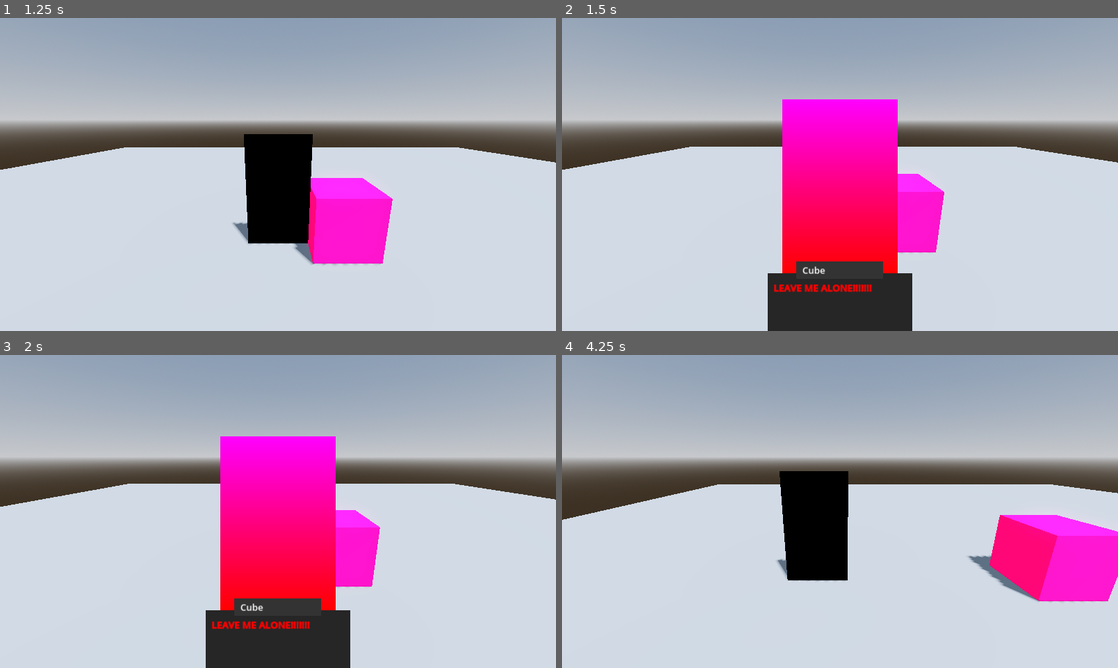
Above: before the commit, frames 1-4 (two rows, left to right).
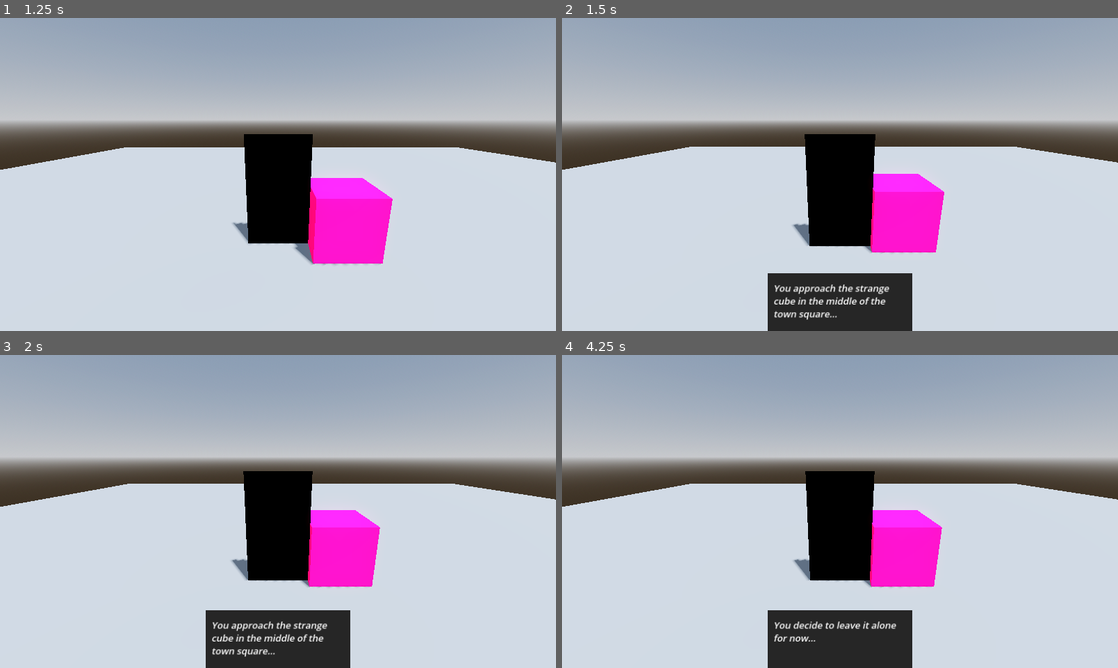
Above: after the commit, the same moments.

Repository: OIIOIIOI/gwj-79-v2
Game: Godot game, scene res://scenes/main/main.tscn
Same seed, same stepped clock (60 frames per second), same inputs: the game is played once before the commit and once after it.
Inputs:
- Up to frame 1 (1.25 s): hold Right (move_right) from 0.53 s (still down); hold E (action) from 0.53 s (still down)
- Up to frame 2 (1.5 s): release Right (move_right) at 1.28 s; release E (action) at 1.28 s; hold Down (move_down) from 1.28 s (still down); tap E (action) at 1.35 s
- Up to frame 3 (2 s): keep holding Down (move_down)
- Up to frame 4 (4.25 s): tap Enter at 2, 3.5 s; release Down (move_down) at 2.03 s; hold Right (move_right) 2.03-2.78 s; hold E (action) 2.03-2.78 s; tap Space at 2.75 s; hold Up (move_up) 2.78-3.53 s; tap E (action) at 2.85 s; hold Left (move_left) from 3.53 s (still down); hold E (action) from 3.53 s (still down)

Frame 1 is identical in both runs. In frame 2, 12% of the frame differs, in the area x 38-61%, y 26-97%; in frame 3, 12%; in frame 4, 18%, in the area x 0-100%, y 37-100%.

Commit message:
dialog/interaction system

Diff:
--- a/autoload/game_data.gd
+++ b/autoload/game_data.gd
@@ -1,4 +1,13 @@
 extends Node
 
 
-var steps: Array[String] = []
+var steps: Array[String] = ["step_zero"]
+
+
+func _ready() -> void:
+	GameEvents.step_added.connect(on_step_added)
+
+
+func on_step_added(value: String) -> void:
+	print("GameData: step added: ", value)
+	steps.append(value)
--- a/autoload/game_events.gd
+++ b/autoload/game_events.gd
@@ -3,3 +3,13 @@
 
 signal dialog_started()
 signal dialog_ended()
+signal step_added(step: String)
+
+
+func execute_action(action:Action) -> void:
+	print("GameEvents execute_action: ", action.type, " ", action.value)
+	match action.type:
+		Action.ACTION_TYPE.AddStep:
+			step_added.emit(action.value)
+		_:
+			print("Unknown Action type: ", action.type, " with value: ", action.value)
--- a/project.godot
+++ b/project.godot
@@ -20,6 +20,7 @@
 GameEnums="*res://autoload/game_enums.gd"
 GameEvents="*res://autoload/game_events.gd"
 SceneTransition="*res://autoload/scene_transition.tscn"
+GameData="*res://autoload/game_data.gd"
 
 [debug]
 
--- /dev/null
+++ b/resources/action.gd
@@ -0,0 +1,11 @@
+extends Resource
+class_name Action
+
+
+enum ACTION_TYPE {
+	AddStep,
+}
+
+
+@export var type: ACTION_TYPE = ACTION_TYPE.AddStep
+@export var value := ""
--- /dev/null
+++ b/resources/condition.gd
@@ -0,0 +1,20 @@
+extends Resource
+class_name Condition
+
+
+enum CONDITION_TYPE {
+	CurrentStepIs,
+}
+
+
+@export var type: CONDITION_TYPE = CONDITION_TYPE.CurrentStepIs
+@export var value := ""
+
+
+func check() -> bool:
+	match type:
+		CONDITION_TYPE.CurrentStepIs:
+			print("CHECK CurrentStepIs: ", GameData.steps.back(), ", expected: ", value)
+			return GameData.steps.back() == value
+		_:
+			return false
--- a/resources/dialogs/cube_dialog.tres
+++ b/resources/dialogs/cube_dialog.tres
@@ -1,7 +1,7 @@
-[gd_resource type="Resource" script_class="Dialog" load_steps=11 format=3 uid="uid://bjnfa1aj6pb1n"]
+[gd_resource type="Resource" script_class="Dialog" load_steps=12 format=3 uid="uid://bjnfa1aj6pb1n"]
 
 [ext_resource type="Script" path="res://resources/dialogs/dialog_chunk.gd" id="1_5hk7d"]
-[ext_resource type="Script" path="res://resources/game_action.gd" id="2_22wsb"]
+[ext_resource type="Script" path="res://resources/action.gd" id="2_5bjkx"]
 [ext_resource type="Script" path="res://resources/dialogs/dialog.gd" id="3_0o0es"]
 
 [sub_resource type="Resource" id="Resource_0bvdo"]
@@ -9,7 +9,7 @@
 speaker_name = ""
 text = "You approach the strange cube in the middle of the town square..."
 style = 1
-actions = Array[ExtResource("2_22wsb")]([])
+actions = Array[ExtResource("2_5bjkx")]([])
 
 [sub_resource type="PlaceholderTexture2D" id="PlaceholderTexture2D_xrxxu"]
 size = Vector2(400, 600)
@@ -19,8 +19,8 @@
 speaker_name = "Cube"
 sprite = SubResource("PlaceholderTexture2D_xrxxu")
 text = "Hello! I'm Cube!"
-style = 0
-actions = Array[ExtResource("2_22wsb")]([])
+style = null
+actions = Array[ExtResource("2_5bjkx")]([])
 
 [sub_resource type="Gradient" id="Gradient_6vnmv"]
 colors = PackedColorArray(1, 0, 1, 1, 1, 0, 0, 1)
@@ -37,14 +37,19 @@
 sprite = SubResource("GradientTexture2D_dgn88")
 text = "I'M ANGRY!!!!!!!"
 style = 2
-actions = Array[ExtResource("2_22wsb")]([])
+actions = Array[ExtResource("2_5bjkx")]([])
+
+[sub_resource type="Resource" id="Resource_xot50"]
+script = ExtResource("2_5bjkx")
+type = 0
+value = "step_one"
 
 [sub_resource type="Resource" id="Resource_ss3av"]
 script = ExtResource("1_5hk7d")
 speaker_name = ""
 text = "You decide to leave it alone for now..."
 style = 1
-actions = Array[ExtResource("2_22wsb")]([])
+actions = Array[ExtResource("2_5bjkx")]([SubResource("Resource_xot50")])
 
 [resource]
 script = ExtResource("3_0o0es")
--- a/resources/dialogs/cube_dialog_2.tres
+++ b/resources/dialogs/cube_dialog_2.tres
@@ -1,8 +1,13 @@
-[gd_resource type="Resource" script_class="Dialog" load_steps=7 format=3 uid="uid://jeoopaiy6ghn"]
+[gd_resource type="Resource" script_class="Dialog" load_steps=8 format=3 uid="uid://jeoopaiy6ghn"]
 
 [ext_resource type="Script" path="res://resources/dialogs/dialog_chunk.gd" id="1_c0rmk"]
 [ext_resource type="Script" path="res://resources/dialogs/dialog.gd" id="2_daecu"]
-[ext_resource type="Script" path="res://resources/game_action.gd" id="2_tpqju"]
+[ext_resource type="Script" path="res://resources/action.gd" id="2_xe6gx"]
+
+[sub_resource type="Resource" id="Resource_5bx27"]
+script = ExtResource("2_xe6gx")
+type = 0
+value = "step_two"
 
 [sub_resource type="Gradient" id="Gradient_6vnmv"]
 colors = PackedColorArray(1, 0, 1, 1, 1, 0, 0, 1)
@@ -19,7 +24,7 @@
 sprite = SubResource("GradientTexture2D_c6ky5")
 text = "LEAVE ME ALONE!!!!!!!"
 style = 2
-actions = Array[ExtResource("2_tpqju")]([])
+actions = Array[ExtResource("2_xe6gx")]([SubResource("Resource_5bx27")])
 
 [resource]
 script = ExtResource("2_daecu")
--- /dev/null
+++ b/resources/dialogs/cube_dialog_3.tres
@@ -0,0 +1,16 @@
+[gd_resource type="Resource" script_class="Dialog" load_steps=5 format=3 uid="uid://bjyfg7cnuen13"]
+
+[ext_resource type="Script" path="res://resources/dialogs/dialog_chunk.gd" id="1_sofkq"]
+[ext_resource type="Script" path="res://resources/dialogs/dialog.gd" id="2_8hp80"]
+[ext_resource type="Script" path="res://resources/action.gd" id="2_tdu8m"]
+
+[sub_resource type="Resource" id="Resource_1ioex"]
+script = ExtResource("1_sofkq")
+speaker_name = ""
+text = "Better not to insist..."
+style = 1
+actions = Array[ExtResource("2_tdu8m")]([])
+
+[resource]
+script = ExtResource("2_8hp80")
+chunks = Array[ExtResource("1_sofkq")]([SubResource("Resource_1ioex")])
--- a/resources/dialogs/dialog_chunk.gd
+++ b/resources/dialogs/dialog_chunk.gd
@@ -12,4 +12,4 @@
 @export var sprite: Texture2D = null
 @export var text := ""
 @export var style: DialogChunk.DIALOG_CHUNK_STYLE = DIALOG_CHUNK_STYLE.Normal
-@export var actions: Array[GameAction] = []
+@export var actions: Array[Action] = []
--- a/resources/game_action.gd
+++ /dev/null
@@ -1,6 +0,0 @@
-extends Resource
-class_name GameAction
-
-
-@export var name := ""
-@export var value := ""
--- a/scenes/components/interaction_component/interaction_component.gd
+++ b/scenes/components/interaction_component/interaction_component.gd
@@ -2,8 +2,9 @@
 class_name InteractionComponent
 
 
-@export var actions: Array[GameAction] = []
+@export var condition: Condition
 @export var dialog: Dialog
+@export var actions: Array[Action] = []
 @export var radius := 1.0
 
 
@@ -31,3 +32,9 @@
 	#print("on_body_exited", body.name)
 	if body is Player:
 		is_in_range = false
+
+
+func is_valid() -> bool:
+	if condition:
+		return is_in_range && condition.check()
+	return is_in_range
--- a/scenes/components/interaction_manager/interaction_manager.gd
+++ b/scenes/components/interaction_manager/interaction_manager.gd
@@ -17,33 +17,25 @@
 		activate_closest_interactable()
 
 
-#func _unhandled_input(event: InputEvent) -> void:
-	#if event.is_action_pressed(&"action"):
-		#print("InteractionManager _unhandled_input")
-	#if can_interact && event.is_action_pressed(&"action"):
-		#get_viewport().set_input_as_handled()
-		#activate_closest_interactable()
-
-
 func activate_closest_interactable() -> void:
-	var all_active := get_active_interactables()
-	#print("Found ", all_active.size(), " interactables")
-	var closest := get_closest_interactable(all_active)
+	var all_valid := get_valid_interactables()
+	#print("Found ", all_valid.size(), " valid interactables")
+	var closest := get_closest_interactable(all_valid)
 	if closest:
 		print("Closest: ", closest.name)
 		activate_interactable(closest)
 
 
-func get_active_interactables() -> Array[InteractionComponent]:
-	var active_interactables: Array[InteractionComponent] = []
+func get_valid_interactables() -> Array[InteractionComponent]:
+	var valid_interactables: Array[InteractionComponent] = []
 
 	var interactables = get_tree().get_nodes_in_group(&"interactables")
 	for interactable in interactables:
 		if interactable is InteractionComponent:
-			if interactable.is_in_range:
-				active_interactables.append(interactable)
+			if interactable.is_valid():
+				valid_interactables.append(interactable)
 
-	return active_interactables
+	return valid_interactables
 
 
 func get_closest_interactable(interactables: Array[InteractionComponent]) -> InteractionComponent:
@@ -68,19 +60,14 @@
 
 
 func activate_interactable(interactable: InteractionComponent) -> void:
-	#print("Activating ", interactable.name)
+	# Start dialog if possible
 	if interactable.dialog && dialog_ui:
 		dialog_ui.start_dialog(interactable.dialog)
 
+	# Execute immediate actions if needed
 	if interactable.actions:
 		for action in interactable.actions:
-			execute_action(action)
-
-
-func execute_action(action:GameAction) -> void:
-	match action:
-		_:
-			print(action.name, ": ", action.value)
+			GameEvents.execute_action(action)
 
 
 func on_dialog_started() -> void:
--- a/scenes/locations/town_square/town_square.tscn
+++ b/scenes/locations/town_square/town_square.tscn
@@ -1,7 +1,10 @@
-[gd_scene load_steps=8 format=3 uid="uid://ceqi82i6u6pkp"]
+[gd_scene load_steps=14 format=3 uid="uid://ceqi82i6u6pkp"]
 
 [ext_resource type="PackedScene" uid="uid://b1ld03ghdjeed" path="res://scenes/components/interaction_component/interaction_component.tscn" id="1_7ivpw"]
+[ext_resource type="Resource" uid="uid://bjnfa1aj6pb1n" path="res://resources/dialogs/cube_dialog.tres" id="2_qdubf"]
 [ext_resource type="Resource" uid="uid://jeoopaiy6ghn" path="res://resources/dialogs/cube_dialog_2.tres" id="2_yei84"]
+[ext_resource type="Script" path="res://resources/condition.gd" id="2_ysnj1"]
+[ext_resource type="Resource" uid="uid://bjyfg7cnuen13" path="res://resources/dialogs/cube_dialog_3.tres" id="5_u1af2"]
 
 [sub_resource type="WorldBoundaryShape3D" id="WorldBoundaryShape3D_ojx1x"]
 
@@ -18,6 +21,21 @@
 emission = Color(1, 0, 0, 1)
 rim = 0.05
 rim_tint = 0.19
+
+[sub_resource type="Resource" id="Resource_3v123"]
+script = ExtResource("2_ysnj1")
+type = 0
+value = "step_zero"
+
+[sub_resource type="Resource" id="Resource_3cedf"]
+script = ExtResource("2_ysnj1")
+type = 0
+value = "step_one"
+
+[sub_resource type="Resource" id="Resource_oobxw"]
+script = ExtResource("2_ysnj1")
+type = 0
+value = "step_two"
 
 [node name="TownSquare" type="Node3D"]
 
@@ -41,7 +59,20 @@
 mesh = SubResource("BoxMesh_sfaif")
 surface_material_override/0 = SubResource("StandardMaterial3D_wccme")
 
-[node name="CubeIC" parent="Cube" instance=ExtResource("1_7ivpw")]
+[node name="ICStepZero" parent="Cube" instance=ExtResource("1_7ivpw")]
 collision_layer = 4
 collision_mask = 2
+condition = SubResource("Resource_3v123")
+dialog = ExtResource("2_qdubf")
+
+[node name="ICStepOne" parent="Cube" instance=ExtResource("1_7ivpw")]
+collision_layer = 4
+collision_mask = 2
+condition = SubResource("Resource_3cedf")
 dialog = ExtResource("2_yei84")
+
+[node name="ICStepTwo" parent="Cube" instance=ExtResource("1_7ivpw")]
+collision_layer = 4
+collision_mask = 2
+condition = SubResource("Resource_oobxw")
+dialog = ExtResource("5_u1af2")
--- a/scenes/ui/dialog_ui/dialog_ui.gd
+++ b/scenes/ui/dialog_ui/dialog_ui.gd
@@ -97,6 +97,11 @@
 	visible = false
 	visible = true
 
+	# Execute chunk actions
+	if chunk.actions.size() > 0:
+		for action in chunk.actions:
+			GameEvents.execute_action(action)
+
 
 func display_next_chunk() -> void:
 	if current_chunk_index < current_dialog.chunks.size() - 1:
